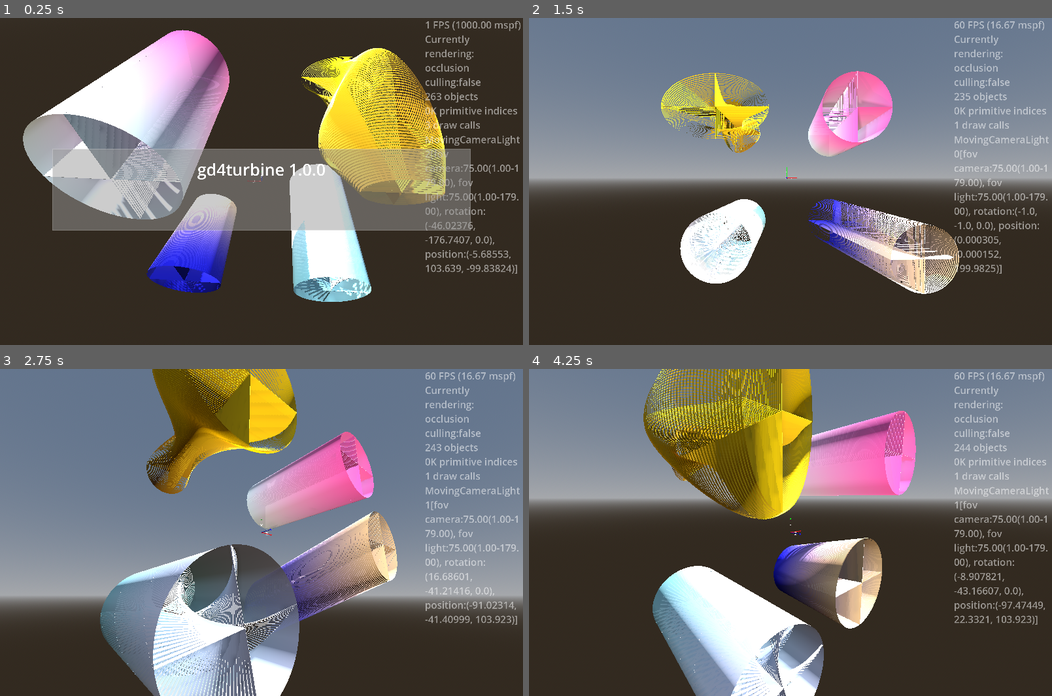
Above: before the commit, frames 1-4 (two rows, left to right).
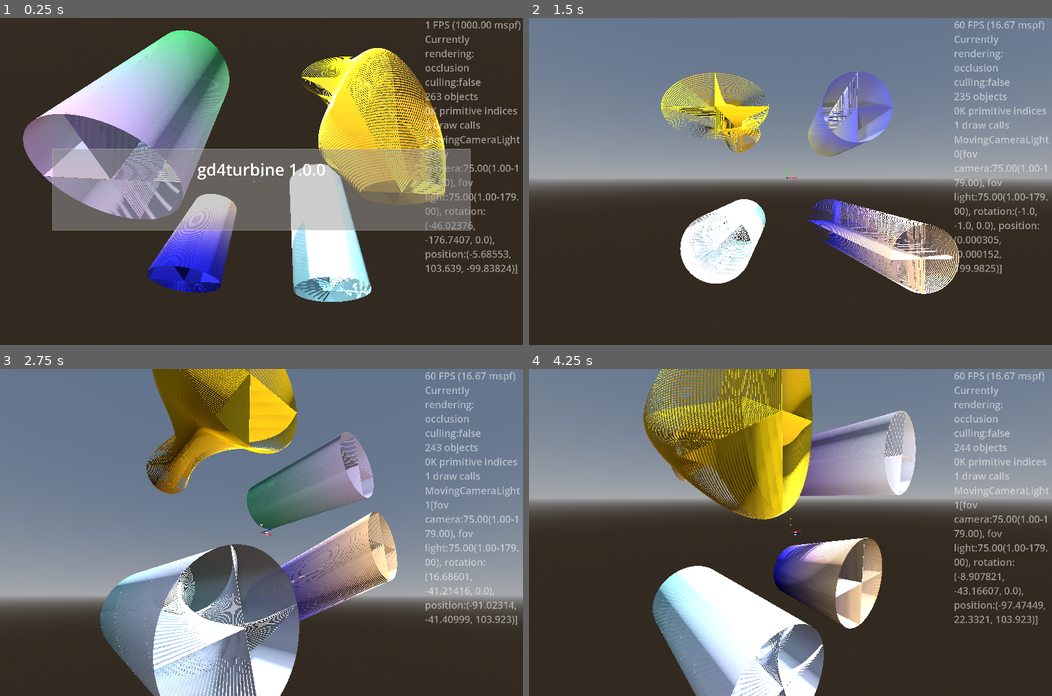
Above: after the commit, the same moments.

Repository: kasworld/gd4turbine
Game: Godot game, scene res://main.tscn
Two runs of this game, one before a commit and one after it. Both use one fixed random seed, a clock stepped at 60 frames per second and the inputs below.
Inputs (mouse positions are in pixels of both pictures, inside the frame that each line leads up to):
- Up to frame 1 (0.25 s): no input
- Up to frame 2 (1.5 s): tap Enter at 0.5 s; move the mouse to (905, 165) at 0.52 s; hold Right 0.53-1.28 s; tap Q at 0.6 s; click (905, 165) at 0.67 s; move the mouse to (685, 197) at 1.27 s; hold Down from 1.28 s (still down); tap E at 1.35 s
- Up to frame 3 (2.75 s): move the mouse to (313, 460) at 2.02 s; release Down at 2.03 s; hold Right from 2.03 s (still down); tap Enter at 2.1 s
- Up to frame 4 (4.25 s): move the mouse to (764, 597) at 2.77 s; release Right at 2.78 s; hold Up 2.78-3.53 s; tap Q at 2.85 s; click (764, 597) at 2.92 s; move the mouse to (947, 581) at 3.52 s; hold Left from 3.53 s (still down); tap E at 3.6 s

The runs differ from the first frame. In frame 1, 12% of the frame differs, in the area x 4-44%, y 3-62%; in frame 2, 2.9%; in frame 3, 4.2%; in frame 4, 4.5%.

Commit message:
add color turbine

Diff:
--- a/main.gd
+++ b/main.gd
@@ -65,7 +65,8 @@
 		turbine_list.append(tb)
 		tb.position = pos
 		add_child(tb)
-
+	for i in 4:
+		turbine_color_list.append(random_color())
 func make_turbine() -> Turbine:
 	return preload("res://turbine/turbine.tscn").instantiate(
 			).init_sample(WorldSize.x,WorldSize.z / 4, 1, 4, random_color(),random_color())
@@ -80,11 +81,26 @@
 func rotate_lambda(rad :float) -> Callable:
 	return func(rate):
 		return PI*rate*rad
-func turbine_rotate() -> void:
+
+var turbine_color_list :Array
+var turbine_color_rate :float
+func turbine_animate() -> void:
+	if turbine_color_rate >= 1:
+		turbine_color_rate = 0
+		turbine_color_list[0] = turbine_color_list[1]
+		turbine_color_list[1] = random_color()
+		turbine_color_list[2] = turbine_color_list[3]
+		turbine_color_list[3] = random_color()
+	else:
+		turbine_color_rate += 1.0/60.0
 	var t := Time.get_unix_time_from_system()
 	var rad := fposmod(t , PI*2)
 	#turbine.rotation.z = rad
-	turbine_list[0].set_transform_all(Turbine.scale_1, Turbine.shift_zero, Turbine.rotate_zero)
+	turbine_list[0].set_color_all(
+		lerp(turbine_color_list[0], turbine_color_list[1],turbine_color_rate),
+		lerp(turbine_color_list[2], turbine_color_list[3],turbine_color_rate),
+	)
+	#turbine_list[0].set_transform_all(Turbine.scale_1, Turbine.shift_zero, Turbine.rotate_zero)
 	turbine_list[1].set_transform_all(scale_lambda(rad), Turbine.shift_zero, Turbine.rotate_zero)
 	turbine_list[2].set_transform_all(Turbine.scale_1, shift_lambda(rad), Turbine.rotate_zero)
 	turbine_list[3].set_transform_all(Turbine.scale_1, Turbine.shift_zero, rotate_lambda(rad))
@@ -109,7 +125,7 @@
 
 func _process(_delta: float) -> void:
 	label_demo()
-	turbine_rotate()
+	turbine_animate()
 	main_animation.handle_animation()
 	var t := Time.get_unix_time_from_system() /2.3
 	if $MovingCameraLightHober.is_current_camera():
